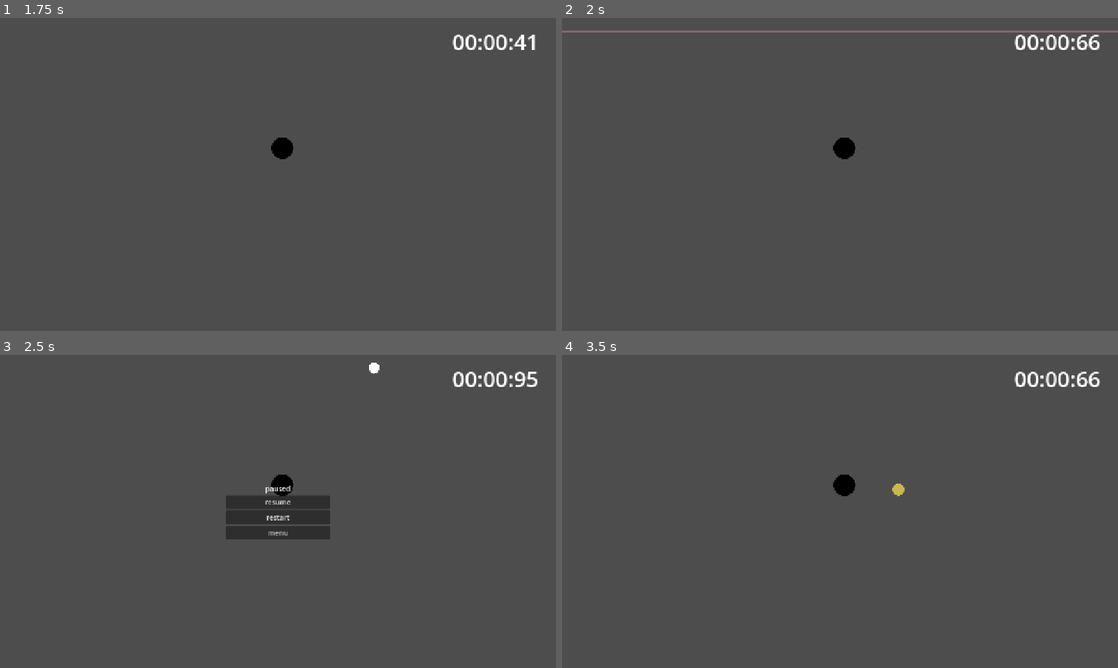
Above: before the commit, frames 1-4 (two rows, left to right).
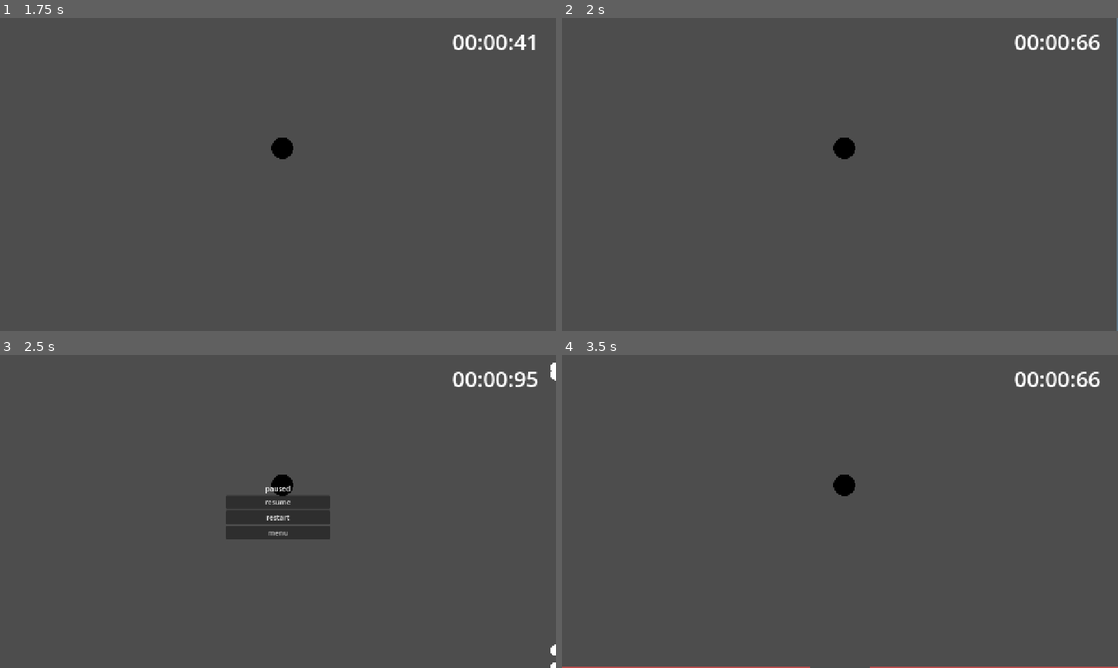
Above: after the commit, the same moments.

Repository: cybercore-arch/VF_PLUS
Game: Godot game, scene res://scenes/menu.tscn
Two runs of this game, one before a commit and one after it. Both use one fixed random seed, a clock stepped at 60 frames per second and the inputs below.
Inputs (mouse positions are in pixels of both pictures, inside the frame that each line leads up to):
- Up to frame 1 (1.75 s): click "endless levels" at 0.5 s; click "all stars_ENDLSS" at 1.25 s
- Up to frame 2 (2 s): no input
- Up to frame 3 (2.5 s): tap Enter at 2 s; move the mouse to (400, 495) at 2.02 s; click (400, 495) at 2.17 s; tap Space at 2.27 s
- Up to frame 4 (3.5 s): click "restart" at 2.75 s

Frame 1 is identical in both runs. In frame 2, 0.9% of the frame differs, in the area x 0-100%, y 0-100%; in frame 3, 0.2%; in frame 4, 0.5%.

Commit message:
Add lasers: laser entity, PatternUtil.spawn_laser and laser_shot pattern
Laser phases: dim safe warning line -> grow -> deadly beam -> fade. Configurable
colors, widths, timings, hitbox. laser_shot: single shot or fan, aim by angle or
target, optional warning-line tracking. Demo level: levels/test laser.json.

Co-Authored-By: Claude Sonnet 5.5 <noreply@anthropic.com>
Claude-Session: https://claude.ai/code/session_01DTZ2tWqXP8Yr6x4Jmhuw8U

Diff:
--- a/core/pattern_util.gd
+++ b/core/pattern_util.gd
@@ -5,13 +5,14 @@
 
 const DOT_TEXTURE: Texture2D = preload("res://assets/sprites/circleWhite.png")
 const BULLET_SCENE: PackedScene = preload("res://entities/bullet/bullet.tscn")
+const LASER_SCENE: PackedScene = preload("res://entities/laser/laser.tscn")
 const INTERNAL_DIR := "res://entities/attacks/"
 const DEFAULT_POS := Vector2(640.0, 360.0)
 
 ## Список встроенных паттернов. Нужен как запасной вариант: в экспортной сборке
 ## DirAccess может показывать скрипты как *.gd.remap или *.gdc.
 const BUILTIN_PATTERNS: Array[String] = [
-	"boomerang", "circle", "minigun", "puppet", "rain", "sakura", "shot", "spiral", "wall",
+	"boomerang", "circle", "laser_shot", "minigun", "puppet", "rain", "sakura", "shot", "spiral", "wall",
 ]
 ## Мета-паттерны не попадают в пул `random`.
 const META_PATTERNS: Array[String] = ["random", "loop"]
@@ -255,6 +256,31 @@
 	return bullet
 
 
+## Создаёт лазер: pos — откуда, angle — направление в радианах.
+## opts — параметры лазера (см. laser_options и entities/laser/laser.gd).
+static func spawn_laser(arena, pos: Vector2, angle: float, opts: Dictionary = {}):
+	var laser = LASER_SCENE.instantiate()
+	laser.configure(opts)
+	arena.bullet_container.add_child(laser)
+	laser.global_position = pos
+	laser.global_rotation = angle
+	return laser
+
+
+const LASER_KEYS: Array[String] = [
+	"length", "width", "warn_width", "warn_time", "grow_time", "active_time",
+	"fade_time", "color", "core_color", "warn_alpha", "hit_scale",
+]
+
+## Вытаскивает из params настройки лазера, чтобы любой laser_-паттерн принимал одни и те же ключи.
+static func laser_options(params: Dictionary) -> Dictionary:
+	var opts: Dictionary = {}
+	for k in LASER_KEYS:
+		if params.has(k):
+			opts[k] = params[k]
+	return opts
+
+
 static func make_line(arena, a: Vector2, b: Vector2, color: Color, width: float) -> Line2D:
 	var line := Line2D.new()
 	line.add_point(a)
--- /dev/null
+++ b/entities/attacks/laser_shot.gd
@@ -0,0 +1,71 @@
+extends RefCounted
+## Одиночный выстрел лазером (или веер лазеров).
+## Сначала тусклая безопасная линия показывает траекторию (warn_time), потом линия
+## разгорается в яркий луч, который убивает при касании.
+##
+## Куда целиться: angle (градусы, 0 = вправо, 90 = вниз) либо target
+## ("player" по умолчанию, "center", "random", [x, y]) / target_x / target_y.
+## Откуда: pos или x/y.
+## track_time — сколько секунд предупреждающая линия следует за целью, потом замирает.
+## count и spread — веер из count лазеров на spread градусов.
+## show_origin — мигающая точка-излучатель в начале луча.
+## Настройки самого лазера: width, warn_width, warn_time, grow_time, active_time,
+## fade_time, color, core_color, warn_alpha, length, hit_scale.
+
+func execute(arena: Node2D, params: Dictionary) -> void:
+	if not PatternUtil.arena_alive(arena):
+		return
+
+	var origin: Vector2 = PatternUtil.get_pos(arena, params)
+	var count: int = maxi(int(params.get("count", 1)), 1)
+	var spread_rad: float = deg_to_rad(params.get("spread", 0.0))
+	var track_time: float = params.get("track_time", 0.0)
+	var show_origin: bool = params.get("show_origin", true)
+	var opts: Dictionary = PatternUtil.laser_options(params)
+
+	var base_angle: float = _aim(arena, origin, params)
+
+	var dot: Sprite2D = null
+	if show_origin:
+		var base_color: Color = PatternUtil.to_color(params.get("color"), Color(1.0, 0.2, 0.3))
+		dot = PatternUtil.spawn_dot(arena, origin, Color(base_color.r, base_color.g, base_color.b, 0.7))
+
+	var lasers: Array = []
+	for i in range(count):
+		lasers.append(PatternUtil.spawn_laser(arena, origin, base_angle + _fan_offset(i, count, spread_rad), opts))
+
+	var total: float = lasers[0].total_time()
+	var tracked: float = 0.0
+	var track_limit: float = minf(track_time, lasers[0].warn_time)
+
+	# Пока идёт слежение, поворачиваем предупреждающие линии за целью.
+	while tracked < track_limit:
+		var d: float = await PatternUtil.next_frame(arena)
+		if not PatternUtil.arena_alive(arena):
+			return
+		tracked += d
+		var angle: float = _aim(arena, origin, params)
+		for i in range(count):
+			if is_instance_valid(lasers[i]):
+				lasers[i].global_rotation = angle + _fan_offset(i, count, spread_rad)
+
+	await PatternUtil.wait(arena, maxf(total - tracked, 0.0))
+	PatternUtil.free_node(dot)
+
+
+func _fan_offset(i: int, count: int, spread_rad: float) -> float:
+	if count <= 1:
+		return 0.0
+	return (float(i) / float(count - 1) - 0.5) * spread_rad
+
+
+## Угол выстрела в радианах.
+func _aim(arena: Node2D, origin: Vector2, params: Dictionary) -> float:
+	if params.has("angle"):
+		return deg_to_rad(float(params["angle"]))
+	var target: Vector2 = PatternUtil.resolve_point(params.get("target", "player"), arena, origin + Vector2.DOWN * 100.0)
+	if params.has("target_x") or params.has("target_y"):
+		target = Vector2(params.get("target_x", target.x), params.get("target_y", target.y))
+	if target.is_equal_approx(origin):
+		return PI * 0.5
+	return (target - origin).angle()
--- a/entities/attacks/random.gd
+++ b/entities/attacks/random.gd
@@ -37,6 +37,12 @@
 		"spiral":
 			auto_params["arms"] = randi_range(2, 4)
 			auto_params["duration"] = randf_range(1.5, 2.5)
+		"laser_shot":
+			# лазер стартует не из игрока и не веером из 8–18 штук
+			auto_params["pos"] = ["center", "random"].pick_random()
+			auto_params["count"] = 1
+			auto_params["target"] = "player"
+			auto_params["warn_time"] = randf_range(0.8, 1.2)
 		"rain":
 			auto_params["side"] = ["top", "bottom", "left", "right"].pick_random()
 			auto_params["mode"] = ["gaps", "random"].pick_random()
--- /dev/null
+++ b/entities/laser/laser.gd
@@ -0,0 +1,114 @@
+extends Area2D
+## Лазер. Живёт по фазам:
+##   WARN   — тусклая безопасная линия «здесь будет лазер»
+##   GROW   — линия быстро утолщается и разгорается
+##   ACTIVE — яркий луч, убивает при касании
+##   FADE   — луч сужается и исчезает, после чего лазер удаляется
+##
+## Лазер идёт от своей позиции вдоль своей оси X (поворачивай через rotation).
+## Создавать удобнее через PatternUtil.spawn_laser(arena, pos, angle, opts).
+## Время считается из delta физического кадра, поэтому пауза его останавливает.
+
+enum Phase { WARN, GROW, ACTIVE, FADE }
+
+var length: float = 2500.0       # длина луча, пиксели (с запасом, чтобы выходил за экран)
+var width: float = 28.0          # толщина яркого луча
+var warn_width: float = 4.0      # толщина тусклой линии
+var warn_time: float = 1.0
+var grow_time: float = 0.1
+var active_time: float = 0.4
+var fade_time: float = 0.15
+var color: Color = Color(1.0, 0.2, 0.3)
+var core_color: Color = Color(1.0, 1.0, 1.0)  # светлая сердцевина яркого луча
+var warn_alpha: float = 0.3      # прозрачность тусклой линии
+var hit_scale: float = 0.8       # хитбокс = width * hit_scale (чуть мягче, чем выглядит)
+
+var phase: Phase = Phase.WARN
+var _t: float = 0.0
+
+@onready var _glow: Line2D = $Glow
+@onready var _core: Line2D = $Core
+@onready var _hitbox: CollisionShape2D = $CollisionShape2D
+
+
+## Применяет параметры из словаря (вызывать до add_child). Неизвестные ключи игнорируются.
+func configure(opts: Dictionary) -> void:
+	length = float(opts.get("length", length))
+	width = float(opts.get("width", width))
+	warn_width = float(opts.get("warn_width", warn_width))
+	warn_time = float(opts.get("warn_time", warn_time))
+	grow_time = float(opts.get("grow_time", grow_time))
+	active_time = float(opts.get("active_time", active_time))
+	fade_time = float(opts.get("fade_time", fade_time))
+	warn_alpha = float(opts.get("warn_alpha", warn_alpha))
+	hit_scale = float(opts.get("hit_scale", hit_scale))
+	color = PatternUtil.to_color(opts.get("color"), color)
+	core_color = PatternUtil.to_color(opts.get("core_color"), core_color)
+
+
+## Сколько всего живёт лазер от появления до удаления.
+func total_time() -> float:
+	return warn_time + grow_time + active_time + fade_time
+
+
+func _ready() -> void:
+	_glow.points = PackedVector2Array([Vector2.ZERO, Vector2(length, 0.0)])
+	_core.points = PackedVector2Array([Vector2.ZERO, Vector2(length, 0.0)])
+	var rect := RectangleShape2D.new()
+	rect.size = Vector2(length, maxf(width * hit_scale, 1.0))
+	_hitbox.shape = rect
+	_hitbox.position = Vector2(length * 0.5, 0.0)
+	_hitbox.disabled = true
+	_update_visuals()
+
+
+func _physics_process(delta: float) -> void:
+	_t += delta
+	while _t >= _duration(phase):
+		_t -= _duration(phase)
+		if phase == Phase.FADE:
+			queue_free()
+			return
+		phase = (phase + 1) as Phase
+		_hitbox.set_deferred("disabled", phase != Phase.ACTIVE)
+	_update_visuals()
+	if phase == Phase.ACTIVE:
+		for a in get_overlapping_areas():
+			if a.has_method("die"):
+				a.die()
+
+
+func _duration(p: Phase) -> float:
+	match p:
+		Phase.WARN:
+			return warn_time
+		Phase.GROW:
+			return grow_time
+		Phase.ACTIVE:
+			return active_time
+	return fade_time
+
+
+func _update_visuals() -> void:
+	var w: float = warn_width
+	var a: float = warn_alpha
+	match phase:
+		Phase.WARN:
+			# лёгкое мерцание, чтобы линия читалась как предупреждение
+			a = warn_alpha * (0.8 + 0.2 * sin(_t * 18.0))
+		Phase.GROW:
+			var k: float = clampf(_t / maxf(grow_time, 0.0001), 0.0, 1.0)
+			w = lerpf(warn_width, width, k)
+			a = lerpf(warn_alpha, 1.0, k)
+		Phase.ACTIVE:
+			w = width
+			a = 1.0
+		Phase.FADE:
+			var k2: float = clampf(_t / maxf(fade_time, 0.0001), 0.0, 1.0)
+			w = width * (1.0 - k2)
+			a = 1.0 - k2
+	_glow.width = w
+	_glow.default_color = Color(color.r, color.g, color.b, a * color.a)
+	_core.visible = phase != Phase.WARN
+	_core.width = w * 0.45
+	_core.default_color = Color(core_color.r, core_color.g, core_color.b, a * core_color.a)
--- /dev/null
+++ b/entities/laser/laser.tscn
@@ -0,0 +1,17 @@
+[gd_scene format=3]
+
+[ext_resource type="Script" path="res://entities/laser/laser.gd" id="1_laser"]
+
+[node name="laser" type="Area2D"]
+z_index = 5
+collision_layer = 4
+collision_mask = 1
+script = ExtResource("1_laser")
+
+[node name="Glow" type="Line2D" parent="."]
+width = 4.0
+
+[node name="Core" type="Line2D" parent="."]
+width = 2.0
+
+[node name="CollisionShape2D" type="CollisionShape2D" parent="."]
--- /dev/null
+++ b/levels/test laser.json
@@ -0,0 +1,8 @@
+{
+  "events": [
+    { "time": 0.5, "pattern": "laser_shot", "params": { "pos": [100, 100], "target": "player", "warn_time": 1.2 } },
+    { "time": 3.0, "pattern": "laser_shot", "params": { "pos": "center", "target": "player", "track_time": 0.8, "warn_time": 1.2, "color": [0.3, 0.8, 1.0] } },
+    { "time": 6.0, "pattern": "laser_shot", "params": { "pos": [640, 30], "angle": 90, "count": 5, "spread": 60, "width": 20, "warn_time": 1.5, "color": [0.8, 0.4, 1.0] } },
+    { "time": 9.5, "pattern": "laser_shot", "params": { "pos": "random", "target": "player", "warn_time": 0.9, "active_time": 0.8, "width": 45, "color": [1.0, 0.7, 0.1] } }
+  ]
+}
Not shown, added: entities/attacks/laser_shot.gd.uid
Not shown, added: entities/laser/laser.gd.uid
Not shown, changed: HOWTOLEVELS.md
Not shown, changed: HOWTOPATTERNS.md
Not shown, changed: README.md
